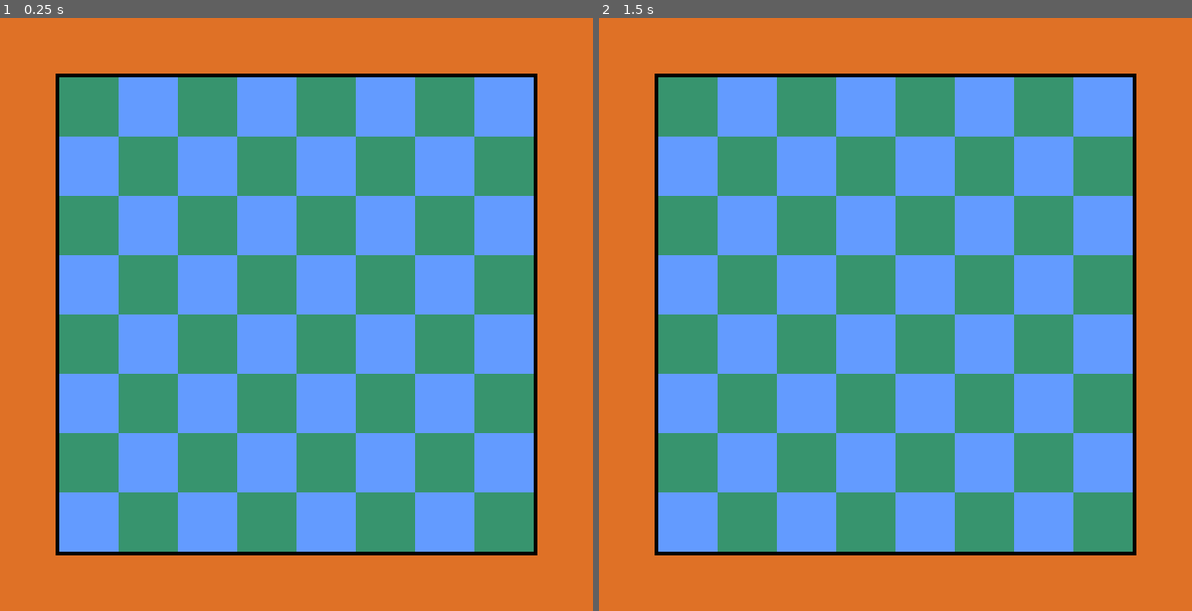
Above: before the commit, frames 1-2 (left to right).
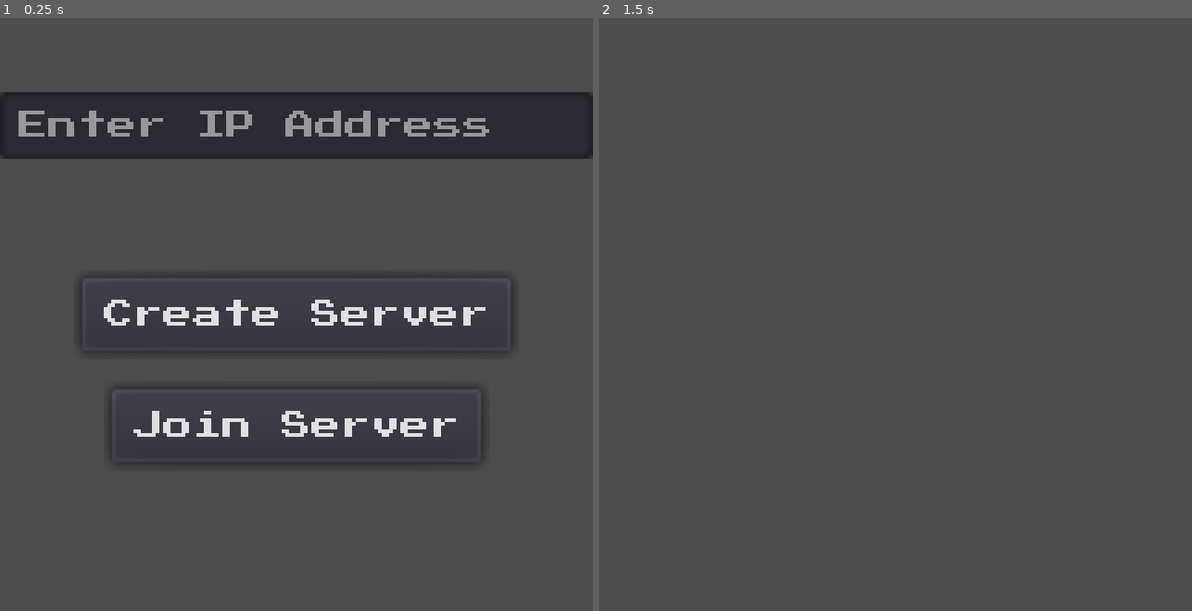
Above: after the commit, the same moments.

Repository: TheVulcoreTeam/TableroMultiplayer
Game: Godot game, scene res://Scenes/Network_setup.tscn
The game is run twice, just before and just after one commit, with the same random seed, the same clock (stepped at 60 frames per second) and the same inputs. Before the commit the project starts from res://Main.tscn.
Inputs (mouse positions are in pixels of both pictures, inside the frame that each line leads up to):
- Up to frame 1 (0.25 s): no input
- Up to frame 2 (1.5 s): click (895, 314) at 0.5 s, where only the run after the commit has a clickable "Create Server"; tap Enter at 1.25 s

The runs differ from the first frame. In frame 1, 100% of the frame differs, in the area x 0-100%, y 0-100%; in frame 2, 100%.
Error after the commit: Invalid get index '3' (on base: 'Array'). (res://Autoloads/Network.gd:17)

Commit message:
network config autoload

Diff:
--- /dev/null
+++ b/Autoloads/Network.gd
@@ -0,0 +1,40 @@
+extends Node
+
+const DEFAULT_PORT = 28960
+const MAX_CLIENTS = 6
+
+var server = null
+var client = null
+
+var ip_address := ""
+
+func _ready() -> void:
+	if OS.get_name() == "Windows":
+		ip_address = IP.get_local_addresses()[3]
+	elif OS.get_name() == "Android":
+		ip_address = IP.get_local_addresses()[0]
+	else:
+		ip_address = IP.get_local_addresses()[3]
+
+	for ip in IP.get_local_addresses():
+		if ip.begins_with("192.168."):
+			ip_address = ip
+
+	get_tree().connect("connected_to_server", self, "_connected_to_server")
+	get_tree().connect("server_disconnected", self, "_server_disconnected")
+
+func create_server() -> void:
+	server = NetworkedMultiplayerENet.new()
+	server.create_server(DEFAULT_PORT,MAX_CLIENTS)
+	get_tree().set_network_peer(server)
+
+func join_server() -> void:
+	client = NetworkedMultiplayerENet.new()
+	client.create_client(ip_address,DEFAULT_PORT)
+	get_tree().set_network_peer(client)
+
+func _connected_to_server() -> void:
+	print("Se ha conectado al Server exitosamente.")
+
+func _server_disconnected() -> void:
+	print("Se ha desconectado del Server.")
--- /dev/null
+++ b/Scenes/Network_setup.gd
@@ -0,0 +1,28 @@
+extends Control
+
+onready var multiplayer_config_ui = $Multiplayer_configure
+onready var server_ip_address = $Multiplayer_configure/server_ip_address
+onready var device_ip_address = $CanvasLayer/device_ip_address
+
+func _ready() -> void:
+	get_tree().connect("network_peer_connected", self, "_player_connected")
+	get_tree().connect("network_peer_disconnected", self, "_player_disconnected")
+	get_tree().connect("connected_to_server", self, "_connected_to_server")
+
+	device_ip_address.text = Network.ip_address
+
+func _player_connected(id) -> void:
+	print("Player " + str(id) + " has connected")
+
+func _player_disconnected(id) -> void:
+	print("Player " + str(id) + " has disconnected")
+
+func _on_create_server_pressed():
+	multiplayer_config_ui.hide()
+	Network.create_server()
+
+func _on_join_server_pressed():
+	if server_ip_address.text != "":
+		multiplayer_config_ui.hide()
+		Network.ip_address = server_ip_address.text
+		Network.join_server()
--- /dev/null
+++ b/Scenes/Network_setup.tscn
@@ -0,0 +1,76 @@
+[gd_scene load_steps=3 format=2]
+
+[ext_resource path="res://font_dinamic.tres" type="DynamicFont" id=1]
+[ext_resource path="res://Scenes/Network_setup.gd" type="Script" id=2]
+
+[node name="Network_setup" type="Control"]
+anchor_right = 1.0
+anchor_bottom = 1.0
+script = ExtResource( 2 )
+__meta__ = {
+"_edit_use_anchors_": false
+}
+
+[node name="Multiplayer_configure" type="Control" parent="."]
+anchor_right = 1.0
+anchor_bottom = 1.0
+__meta__ = {
+"_edit_use_anchors_": false
+}
+
+[node name="server_ip_address" type="LineEdit" parent="Multiplayer_configure"]
+anchor_right = 1.0
+margin_top = 20.0
+margin_bottom = 38.0
+custom_fonts/font = ExtResource( 1 )
+placeholder_text = "Enter IP Address"
+__meta__ = {
+"_edit_use_anchors_": false
+}
+
+[node name="create_server" type="Button" parent="Multiplayer_configure"]
+anchor_left = 0.5
+anchor_top = 0.5
+anchor_right = 0.5
+anchor_bottom = 0.5
+margin_left = -58.0
+margin_top = -10.0
+margin_right = 58.0
+margin_bottom = 10.0
+custom_fonts/font = ExtResource( 1 )
+text = "Create Server"
+__meta__ = {
+"_edit_use_anchors_": false
+}
+
+[node name="join_server" type="Button" parent="Multiplayer_configure"]
+anchor_left = 0.5
+anchor_top = 0.5
+anchor_right = 0.5
+anchor_bottom = 0.5
+margin_left = -50.0
+margin_top = 20.0
+margin_right = 50.0
+margin_bottom = 40.0
+custom_fonts/font = ExtResource( 1 )
+text = "Join Server"
+__meta__ = {
+"_edit_use_anchors_": false
+}
+
+[node name="CanvasLayer" type="CanvasLayer" parent="."]
+
+[node name="device_ip_address" type="Label" parent="CanvasLayer"]
+anchor_top = 1.0
+anchor_right = 1.0
+anchor_bottom = 1.0
+margin_top = -14.0
+custom_fonts/font = ExtResource( 1 )
+align = 1
+valign = 1
+__meta__ = {
+"_edit_use_anchors_": false
+}
+
+[connection signal="pressed" from="Multiplayer_configure/create_server" to="." method="_on_create_server_pressed"]
+[connection signal="pressed" from="Multiplayer_configure/join_server" to="." method="_on_join_server_pressed"]
--- /dev/null
+++ b/font_dinamic.tres
@@ -0,0 +1,7 @@
+[gd_resource type="DynamicFont" load_steps=2 format=2]
+
+[ext_resource path="res://PRESSSTART2P(corregido).ttf" type="DynamicFontData" id=1]
+
+[resource]
+size = 8
+font_data = ExtResource( 1 )
--- a/project.godot
+++ b/project.godot
@@ -11,8 +11,12 @@
 [application]
 
 config/name="TableroMultiplayer"
-run/main_scene="res://Main.tscn"
+run/main_scene="res://Scenes/Network_setup.tscn"
 config/icon="res://icon.png"
+
+[autoload]
+
+Network="*res://Autoloads/Network.gd"
 
 [display]
 
Binary file added: PRESSSTART2P(corregido).ttf
Not shown, changed: .gitignore
